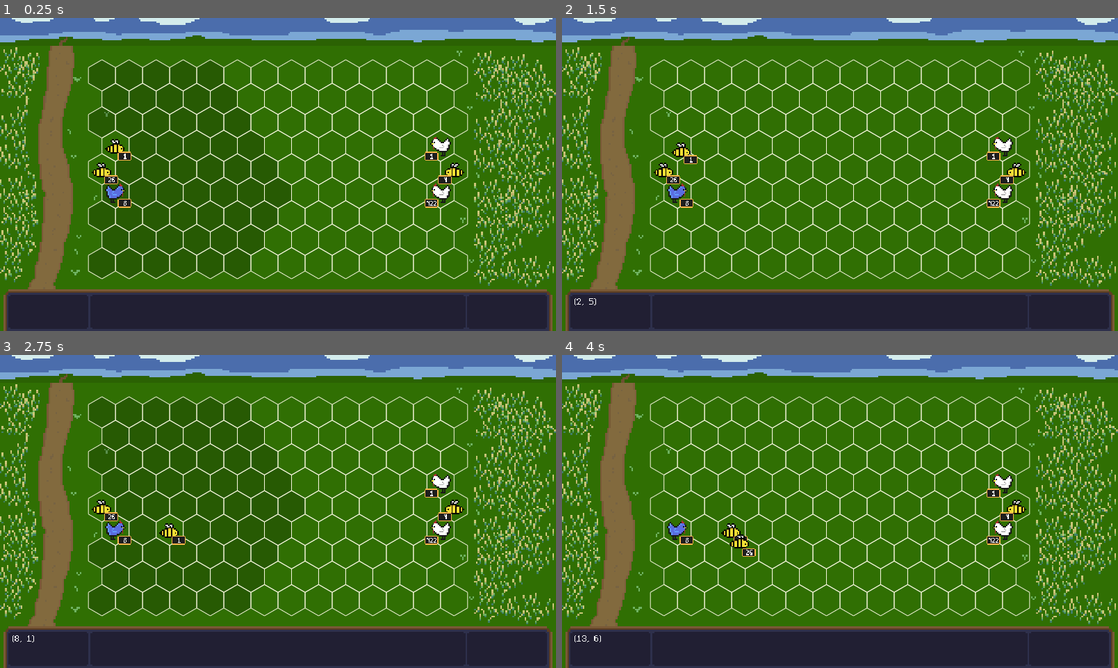
Above: before the commit, frames 1-4 (two rows, left to right).
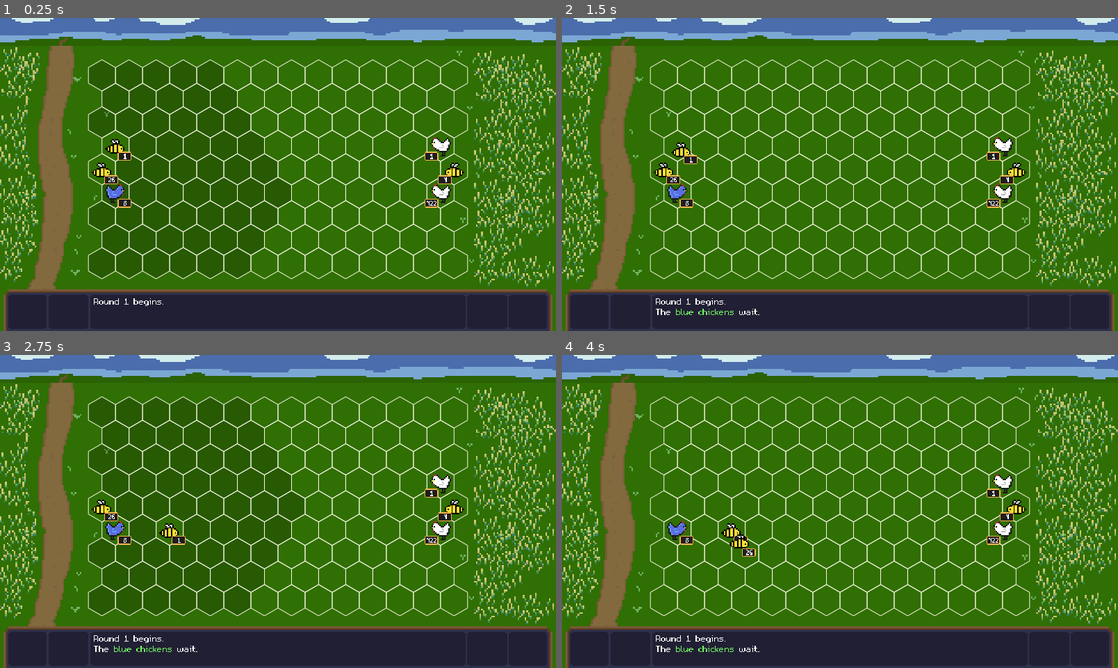
Above: after the commit, the same moments.

Repository: jerome-ceccato/HommLite
Game: Godot game, scene res://combat/CombatScene.tscn
The game is run twice, just before and just after one commit, with the same random seed, the same clock (stepped at 60 frames per second) and the same inputs.
Inputs (mouse positions are in pixels of both pictures, inside the frame that each line leads up to):
- Up to frame 1 (0.25 s): no input
- Up to frame 2 (1.5 s): tap Enter at 0.5 s; move the mouse to (840, 312) at 0.52 s; hold W (combat_wait) 0.53-1.28 s; click (840, 312) at 0.67 s; tap Space at 1.25 s; move the mouse to (728, 190) at 1.27 s; tap Shift at 1.35 s; click (728, 190) at 1.42 s
- Up to frame 3 (2.75 s): move the mouse to (333, 442) at 2.02 s; hold W (combat_wait) from 2.03 s (still down); click (333, 442) at 2.17 s
- Up to frame 4 (4 s): tap Enter at 2.75 s; move the mouse to (812, 574) at 2.77 s; release W (combat_wait) at 2.78 s; tap Shift at 2.85 s; click (812, 574) at 2.92 s; move the mouse to (1006, 558) at 3.52 s; hold W (combat_wait) from 3.53 s (still down); click (1006, 558) at 3.67 s

The runs differ from the first frame. In frame 1, 0.1% of the frame differs, in the area x 8-92%, y 88-100%; in frame 2, 0.3%; in frame 3, 0.3%; in frame 4, 0.3%, in the area x 2-92%, y 88-100%.

Commit message:
more logs

Diff:
--- a/hommlite/combat/CombatScene.gd
+++ b/hommlite/combat/CombatScene.gd
@@ -34,7 +34,6 @@
 	for listener in [
 		$UI/CombatArea/Grid/ActionGridHover,
 		$UI/CombatArea/Grid/UnitHoverMovementOverlay,
-		$UI/BottomPanel,
 		$UI/Cursor,
 		]:
 		ui_events.connect("mouse_moved", listener, "_on_UI_mouse_moved")
--- a/hommlite/combat/CombatScene.tscn
+++ b/hommlite/combat/CombatScene.tscn
@@ -26,15 +26,8 @@
 [ext_resource path="res://combat/logic/BattleQueue.gd" type="Script" id=24]
 [ext_resource path="res://combat/ui/Keyboard.gd" type="Script" id=25]
 [ext_resource path="res://assets/ui/bottom_bg.png" type="Texture" id=26]
-[ext_resource path="res://combat/ui/BottomPanel.gd" type="Script" id=27]
 [ext_resource path="res://combat/logic/BattleLogger.gd" type="Script" id=28]
 [ext_resource path="res://combat/ui/CombatLogs.gd" type="Script" id=29]
-
-[sub_resource type="DynamicFont" id=1]
-size = 32
-extra_spacing_top = -3
-extra_spacing_bottom = -3
-font_data = ExtResource( 18 )
 
 [sub_resource type="DynamicFont" id=2]
 size = 32
@@ -131,27 +124,11 @@
 [node name="BottomPanel" type="Node2D" parent="UI"]
 position = Vector2( 0, 624 )
 z_index = 100
-script = ExtResource( 27 )
 
 [node name="Background" type="Sprite" parent="UI/BottomPanel"]
 scale = Vector2( 4, 4 )
 texture = ExtResource( 26 )
 centered = false
-
-[node name="CellLabel" type="Label" parent="UI/BottomPanel"]
-margin_left = 28.0
-margin_top = 16.0
-margin_right = 197.0
-margin_bottom = 89.0
-rect_clip_content = true
-custom_fonts/font = SubResource( 1 )
-text = "test
-abcd"
-clip_text = true
-max_lines_visible = 3
-__meta__ = {
-"_edit_use_anchors_": false
-}
 
 [node name="CombatLogs" type="RichTextLabel" parent="UI/BottomPanel"]
 margin_left = 216.0
@@ -159,7 +136,6 @@
 margin_right = 1062.0
 margin_bottom = 89.0
 custom_fonts/normal_font = SubResource( 2 )
-scroll_active = false
 scroll_following = true
 script = ExtResource( 29 )
 __meta__ = {
--- a/hommlite/combat/logic/Battle.gd
+++ b/hommlite/combat/logic/Battle.gd
@@ -16,8 +16,7 @@
 	_logger.setup(_events)
 	_data.setup(_grid, _logger, left, right)
 	_queue.setup(_data)
-	_manager.setup(_data, _grid, _events, _queue)
-
+	_manager.setup(_data, _grid, _events, _queue, _logger)
 
 	_data.connect("_battle_data_state_changed", self, "on_battle_data_state_changed")
 
--- a/hommlite/combat/logic/BattleLogger.gd
+++ b/hommlite/combat/logic/BattleLogger.gd
@@ -6,10 +6,23 @@
 
 
 class Entry:
+	var type: int
+
+	var round_number: int
 	var source: BattleStack
 	var target: BattleStack
 	var damage: int
 	var death: int
+
+	enum Type {
+		ROUND_STARTED,
+		ATTACK,
+		SKIP,
+		WAIT
+	}
+
+	func _init(_type: int):
+		type = _type
 
 
 func setup(events: BattleEvents):
@@ -17,7 +30,7 @@
 
 
 func log_attack(source: BattleStack, target: BattleStack, damage: int, death: int):
-	var entry = Entry.new()
+	var entry = Entry.new(Entry.Type.ATTACK)
 	entry.source = source
 	entry.target = target
 	entry.damage = damage
@@ -25,3 +38,27 @@
 
 	_logs.append(entry)
 	_events.emit_signal("new_combat_log", entry)
+
+
+func log_round_started(n: int):
+	var entry = Entry.new(Entry.Type.ROUND_STARTED)
+	entry.round_number = n
+
+	_logs.append(entry)
+	_events.emit_signal("new_combat_log", entry)
+
+
+func log_skip(source: BattleStack):
+	var entry = Entry.new(Entry.Type.SKIP)
+	entry.source = source
+
+	_logs.append(entry)
+	_events.emit_signal("new_combat_log", entry)
+
+
+func log_wait(source: BattleStack):
+	var entry = Entry.new(Entry.Type.WAIT)
+	entry.source = source
+
+	_logs.append(entry)
+	_events.emit_signal("new_combat_log", entry)
--- a/hommlite/combat/logic/BattleManager.gd
+++ b/hommlite/combat/logic/BattleManager.gd
@@ -7,16 +7,19 @@
 var _grid: BattleGrid
 var _events: BattleEvents
 var _queue: BattleQueue
+var _logger: BattleLogger
 
-func setup(data: BattleData, grid: BattleGrid, events: BattleEvents, queue: BattleQueue):
+func setup(data: BattleData, grid: BattleGrid, events: BattleEvents, queue: BattleQueue, logger: BattleLogger):
 	_data = data
 	_grid = grid
 	_events = events
 	_queue = queue
+	_logger = logger
 
 
 func run():
 	_data.emit_signal("_battle_data_state_changed")
+	_logger.log_round_started(_queue.turn_count)
 
 
 func get_winner() -> int:
@@ -29,8 +32,13 @@
 	if _game_should_end():
 		_data.update_state(_data.State.COMBAT_ENDED)
 	else:
-		_queue.next()
+		_queue_next()
 		_data.update_state(_data.State.IN_PROGRESS)
+
+
+func _queue_next():
+	if _queue.next():
+		_logger.log_round_started(_queue.turn_count)
 
 
 func _action_move(coords: BattleCoords):
@@ -101,7 +109,9 @@
 func _on_UI_action_skip():
 	if _data.get_state() != _data.State.IN_PROGRESS:
 		return
-	_queue.next()
+
+	_logger.log_skip(_queue.get_active_stack())
+	_queue_next()
 	_data.force_state_update()
 
 
@@ -110,6 +120,8 @@
 		return
 
 	if _queue.active_stack_can_wait():
-		_queue.move_stack_to_second_pass(_queue.get_active_stack())
-		_queue.next()
+		var current_stack = _queue.get_active_stack()
+		_queue.move_stack_to_second_pass(current_stack)
+		_logger.log_wait(current_stack)
+		_queue_next()
 		_data.force_state_update()
--- a/hommlite/combat/logic/BattleQueue.gd
+++ b/hommlite/combat/logic/BattleQueue.gd
@@ -8,7 +8,8 @@
 var _queue: Array # [BattleStack]
 var _q_index := 0
 var _first_pass_length: int
-var _turn_count := 0
+
+var turn_count := 1
 
 func setup(data: BattleData):
 	_data = data
@@ -24,13 +25,15 @@
 	return stack.id == _queue[_q_index].id
 
 
-func next():
+func next() -> bool:
 	if _q_index + 1 < _queue.size():
 		_q_index += 1
+		return false
 	else:
 		_q_index = 0
-		_turn_count += 1
+		turn_count += 1
 		_rebuild_queue()
+		return true
 
 
 func active_stack_can_wait() -> bool:
--- a/hommlite/combat/ui/BottomPanel.gd
+++ /dev/null
@@ -1,21 +0,0 @@
-extends Node2D
-
-var battle: Battle
-
-
-func setup(_battle: Battle):
-	battle = _battle
-
-
-func _on_UI_mouse_moved(state: CursorState):
-	var cell = state.hover_hex_cell
-	var content = ""
-	if cell != null:
-		content = "(%s, %s)" % [cell.coords.x, cell.coords.y]
-		var stack = state.target_stack
-		if stack:
-			var unit = stack.stack.unit
-			content += "\n%s: %s-%s (%s)" % [unit.id, unit.attack_low, unit.attack_high, unit.hp]
-			content += "\n%s units, %s hp" % [stack.amount, stack.top_unit_hp]
-
-	$CellLabel.text = content
--- a/hommlite/combat/ui/CombatLogs.gd
+++ b/hommlite/combat/ui/CombatLogs.gd
@@ -4,14 +4,49 @@
 export(Color) var right_color: Color
 
 func _on_Battle_new_combat_log(entry: BattleLogger.Entry):
-	append_bbcode(_entry_representation(entry))
+	var content = _entry_representation(entry)
+	if content:
+		if get_total_character_count() > 0:
+			content = "\n" + content
+		append_bbcode(content)
 
 
 func _entry_representation(entry: BattleLogger.Entry) -> String:
-	return "%s%s%s" % [
-		"\n" if get_total_character_count() > 0 else "",
+	match entry.type:
+		BattleLogger.Entry.Type.ROUND_STARTED:
+			return _round_representation(entry)
+		BattleLogger.Entry.Type.ATTACK:
+			return _attack_representation(entry)
+		BattleLogger.Entry.Type.WAIT:
+			return _wait_representation(entry)
+		BattleLogger.Entry.Type.SKIP:
+			return _skip_representation(entry)
+		_:
+			return ""
+
+
+func _wait_representation(entry: BattleLogger.Entry) -> String:
+	return "The %s %s." % [
+		_side_color(_puralized_name(entry.source.stack.unit, entry.source.amount), entry.source.side),
+		_pluralize(entry.source.amount, "waits", "wait"),
+	]
+
+
+func _skip_representation(entry: BattleLogger.Entry) -> String:
+	return "The %s %s their turn." % [
+		_side_color(_puralized_name(entry.source.stack.unit, entry.source.amount), entry.source.side),
+		_pluralize(entry.source.amount, "skips", "skip"),
+	]
+
+
+func _round_representation(entry: BattleLogger.Entry) -> String:
+	return "Round %s begins." % entry.round_number
+
+
+func _attack_representation(entry: BattleLogger.Entry) -> String:
+	return "%s%s" % [
 		_damage_text(entry),
-		_death_text(entry)
+		_death_text(entry),
 	]
 
 func _damage_text(entry: BattleLogger.Entry) -> String:
--- a/hommlite/combat/ui/UI.gd
+++ b/hommlite/combat/ui/UI.gd
@@ -10,4 +10,3 @@
 
 	$CombatArea.setup_battle(battle, events)
 	$Cursor.setup(battle)
-	$BottomPanel.setup(battle)
Binary file changed: hommlite/assets/ui/bottom_bg.png
Not shown: 1 places in hommlite/combat/CombatScene.tscn that only renumber resources
